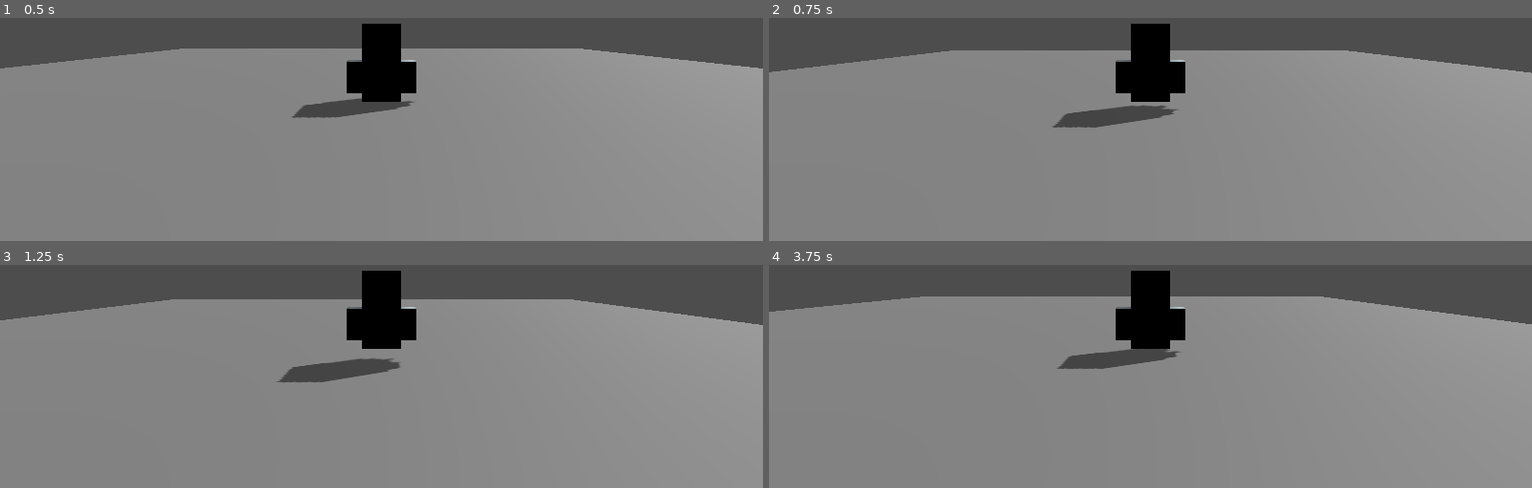
Above: before the commit, frames 1-4 (two rows, left to right).
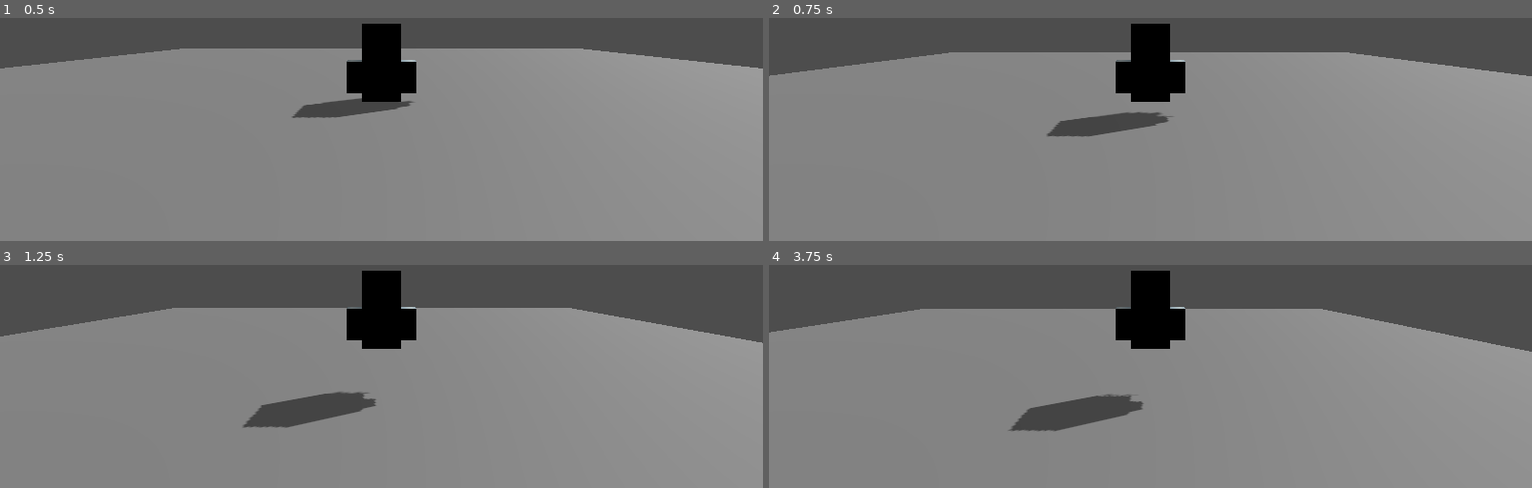
Above: after the commit, the same moments.

Repository: JaeMark/SwordswornCustodian
Game: Godot game, scene res://Maps/Castle.tscn
The game is run twice, just before and just after one commit, with the same random seed, the same clock (stepped at 60 frames per second) and the same inputs.
Inputs:
- Up to frame 1 (0.5 s): no input
- Up to frame 2 (0.75 s): tap Enter at 0.5 s; hold D (right) from 0.53 s (still down); tap Space (jump) at 0.6 s
- Up to frame 3 (1.25 s): keep holding D (right); tap Space (jump) at 0.77, 1.07 s
- Up to frame 4 (3.75 s): release D (right) at 1.28 s; hold S (back) 1.28-2.03 s; tap Space (jump) at 1.35, 1.52, 1.82, 2.1, 2.85, 3.02, 3.32, 3.6 s; hold D (right) 2.03-2.78 s; hold W (forward) 2.78-3.53 s; hold A (left) from 3.53 s (still down)

Frame 1 is identical in both runs. In frame 2, 2.0% of the frame differs, in the area x 0-100%, y 14-54%; in frame 3, 7.3%; in frame 4, 9.1%, in the area x 0-100%, y 14-75%.

Commit message:
Refining character movement

Diff:
--- a/Scripts/PlayerController.gd
+++ b/Scripts/PlayerController.gd
@@ -1,8 +1,4 @@
 extends CharacterBody3D
-
-
-const SPEED = 5.0
-const JUMP_VELOCITY = 4.5
 
 @export var speed = 5.0
 @export var acceleration = 4.0
@@ -20,15 +16,9 @@
 
 	# Handle Jump.
 	if Input.is_action_just_pressed("jump") and is_on_floor():
-		velocity.y = JUMP_VELOCITY
-	var velocity_y = velocity.y;
-	# Get the input direction and handle the movement/deceleration.
-	# As good practice, you should replace UI actions with custom gameplay actions.
-	var input_dir = Input.get_vector("left", "right", "forward", "back")
-	#var direction = (transform.basis * Vector3(input_dir.x, 0, input_dir.y)).normalized()
-	var direction = Vector3(input_dir.x, 0, input_dir.y).rotated(Vector3.UP, spring_arm.rotation.y)
-	velocity = lerp(velocity, direction * speed, acceleration * delta)
-	velocity.y = velocity_y
+		velocity.y = jump_speed
+
+	handle_movement_input(delta)
 	###
 	#if direction:
 	#	velocity.x = direction.x * SPEED
@@ -38,3 +28,17 @@
 	#	velocity.z = move_toward(velocity.z, 0, SPEED)
 	###
 	move_and_slide()
+
+func handle_movement_input(delta):
+
+	# Get the input direction and handle the movement/deceleration.
+	var input_dir = Input.get_vector("left", "right", "forward", "back")
+	var direction = Vector3(input_dir.x, 0, input_dir.y).rotated(Vector3.UP, spring_arm.rotation.y)
+
+	var velocity_y = velocity.y;
+	velocity = lerp(velocity, direction * speed, acceleration * delta)
+	velocity.y = velocity_y
+
+
+func jump():
+	gravity = -jump_speed
